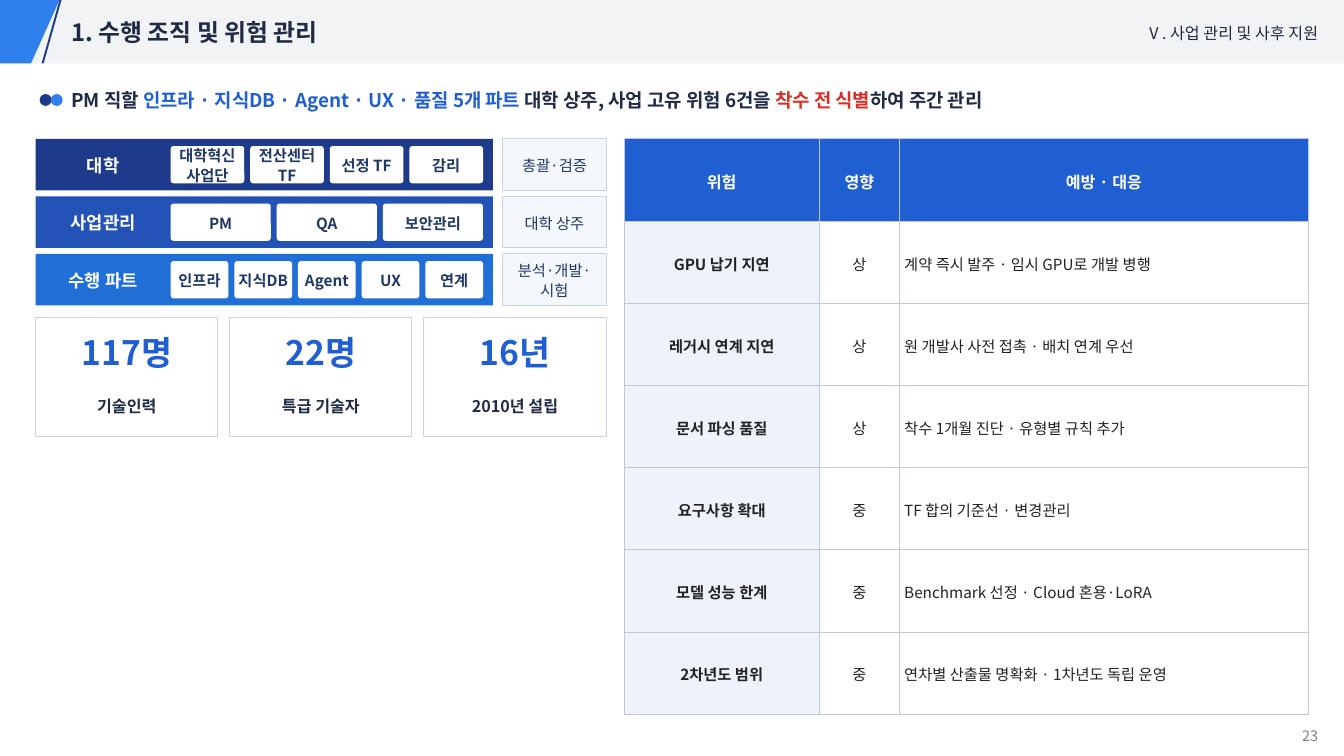
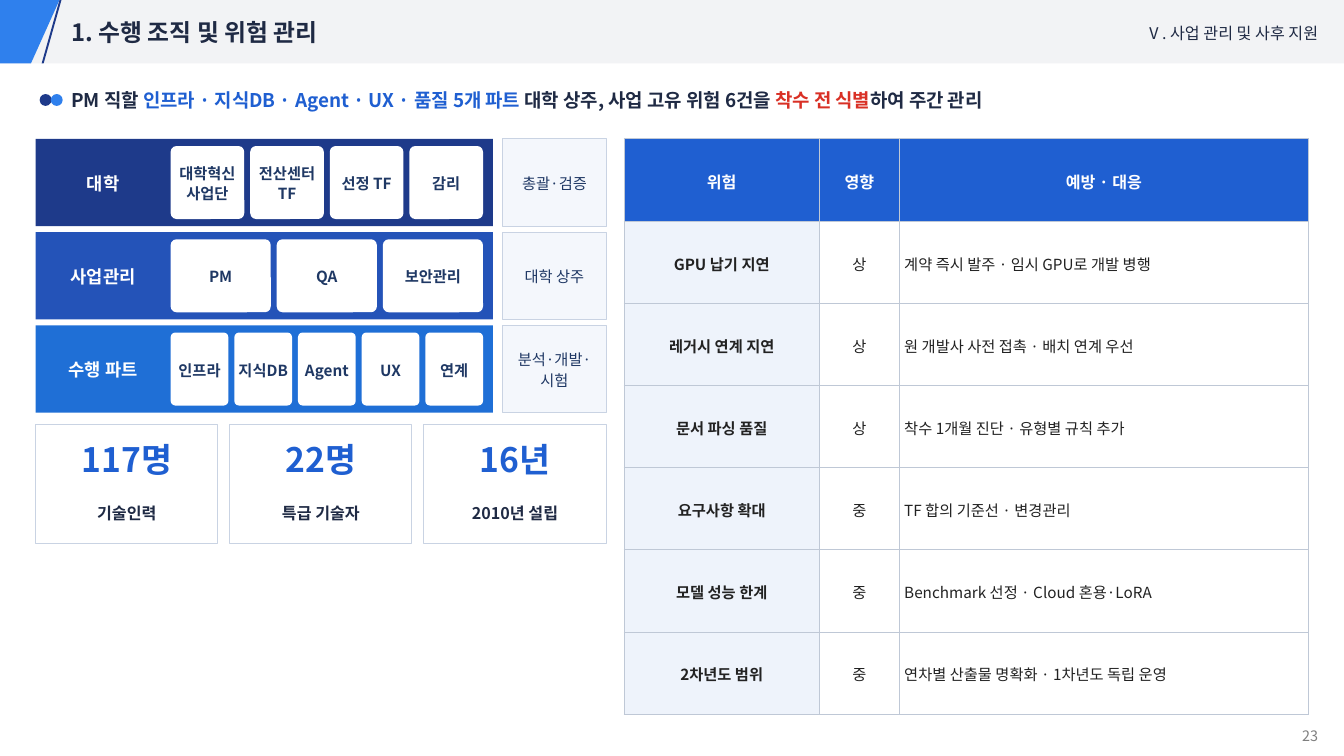
Before and after one commit to hwangsteeve-tech/hbjw, a slide deck: slide 23 of proposals/2026-11_induk-ai-infra/발표자료.pptx. Drawn at 1344x756 pixels with LibreOffice and Linux fonts; fonts in the diff are those of the drawing. Boxes give left, top, right and bottom in pixels: in the first picture for what was removed or moved away, otherwise in the second. Text is boxed around its words. In the diff, an @@ line names an element or a change of style, - is before the commit and + after.

```diff
--- a/proposals/2026-11_induk-ai-infra/발표자료.pptx
+++ b/proposals/2026-11_induk-ai-infra/발표자료.pptx
@@ rectangle: place and size @@
-rectangle at (35,139,493,191)
+rectangle at (35,139,493,227)
@@ text "대학": place and size @@
-text "대학" at (87,157,119,174)
+text "대학" at (87,175,119,192)
@@ rounded rectangle "대학혁신사업단": place and size @@
-rounded rectangle "대학혁신사업단" at (170,146,244,184)
+rounded rectangle "대학혁신사업단" at (170,146,244,219)
@@ rounded rectangle "전산센터 TF": place and size @@
-rounded rectangle "전산센터 TF" at (250,146,324,184)
+rounded rectangle "전산센터 TF" at (250,146,324,219)
@@ rounded rectangle "선정 TF": place and size @@
-rounded rectangle "선정 TF" at (330,146,403,184)
+rounded rectangle "선정 TF" at (330,146,403,219)
@@ rounded rectangle "감리": place and size @@
-rounded rectangle "감리" at (409,146,483,184)
+rounded rectangle "감리" at (409,146,483,219)
@@ rectangle "총괄·검증": place and size @@
-rectangle "총괄·검증" at (503,139,606,191)
+rectangle "총괄·검증" at (503,139,606,227)
@@ rectangle: place and size @@
-rectangle at (35,197,493,248)
+rectangle at (35,232,493,320)
@@ text "사업관리": place and size @@
-text "사업관리" at (71,214,136,231)
+text "사업관리" at (71,268,136,285)
@@ rounded rectangle "PM": place and size @@
-rounded rectangle "PM" at (170,204,270,241)
+rounded rectangle "PM" at (170,239,270,312)
@@ rounded rectangle "QA": place and size @@
-rounded rectangle "QA" at (277,204,377,241)
+rounded rectangle "QA" at (277,239,377,312)
@@ rounded rectangle "보안관리": place and size @@
-rounded rectangle "보안관리" at (383,204,483,241)
+rounded rectangle "보안관리" at (383,239,483,312)
@@ rectangle "대학 상주": place and size @@
-rectangle "대학 상주" at (503,197,606,248)
+rectangle "대학 상주" at (503,232,606,320)
@@ rectangle: place and size @@
-rectangle at (35,254,493,306)
+rectangle at (35,326,493,413)
@@ text "수행 파트": place and size @@
-text "수행 파트" at (69,272,137,289)
+text "수행 파트" at (69,361,137,378)
@@ rectangle "분석·개발·시험": place and size @@
-rectangle "분석·개발·시험" at (503,254,606,306)
+rectangle "분석·개발·시험" at (503,326,606,413)
@@ rounded rectangle "인프라": place and size @@
-rounded rectangle "인프라" at (170,261,228,298)
+rounded rectangle "인프라" at (170,333,228,405)
@@ rounded rectangle "지식DB": place and size @@
-rounded rectangle "지식DB" at (234,261,291,298)
+rounded rectangle "지식DB" at (234,333,291,405)
@@ rounded rectangle "Agent": place and size @@
-rounded rectangle "Agent" at (298,261,356,298)
+rounded rectangle "Agent" at (298,333,356,405)
@@ rounded rectangle "UX": place and size @@
-rounded rectangle "UX" at (362,261,419,298)
+rounded rectangle "UX" at (362,333,419,405)
@@ rounded rectangle "연계": place and size @@
-rounded rectangle "연계" at (425,261,483,298)
+rounded rectangle "연계" at (425,333,483,405)
@@ 6 texts, 3 rectangles: place and size @@
-6 texts, 3 rectangles at (35,318,607,437)
+6 texts, 3 rectangles at (35,424,607,543)
```
Also in this commit, not shown: 12 other slides changed, 7 other files.
